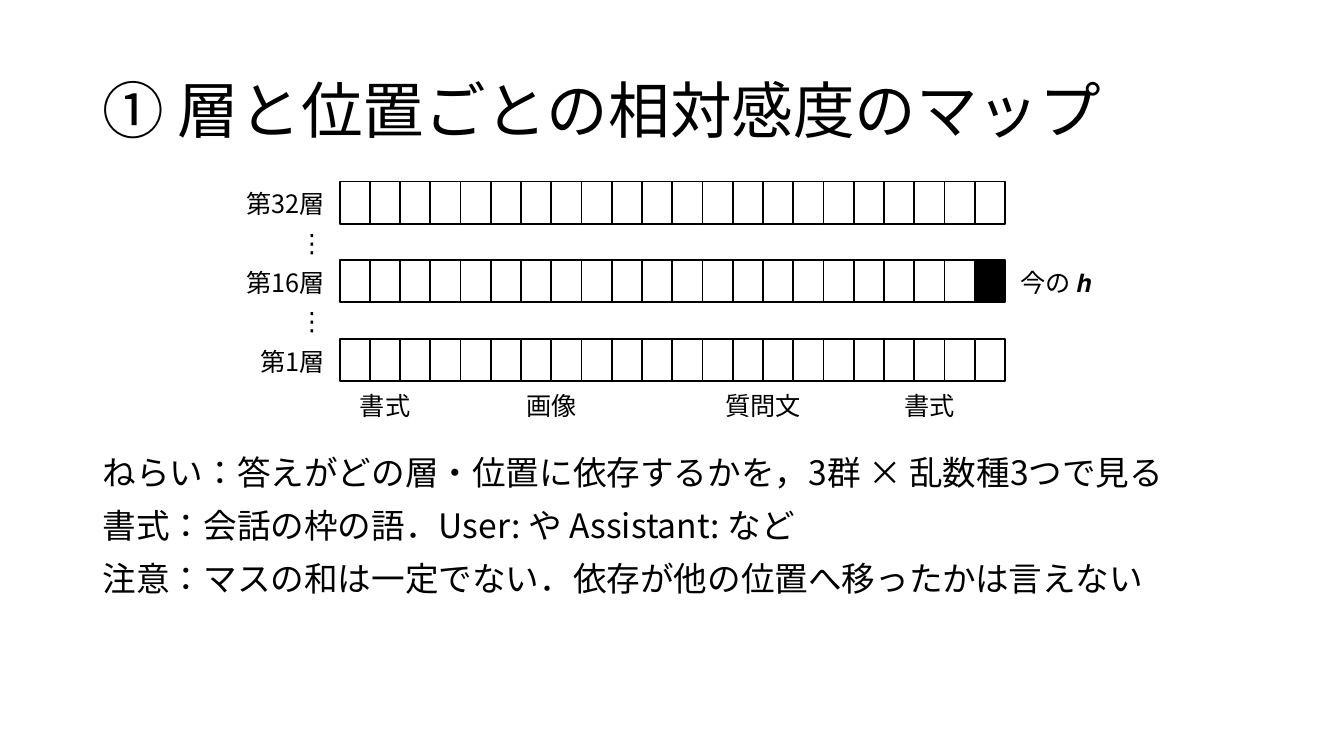
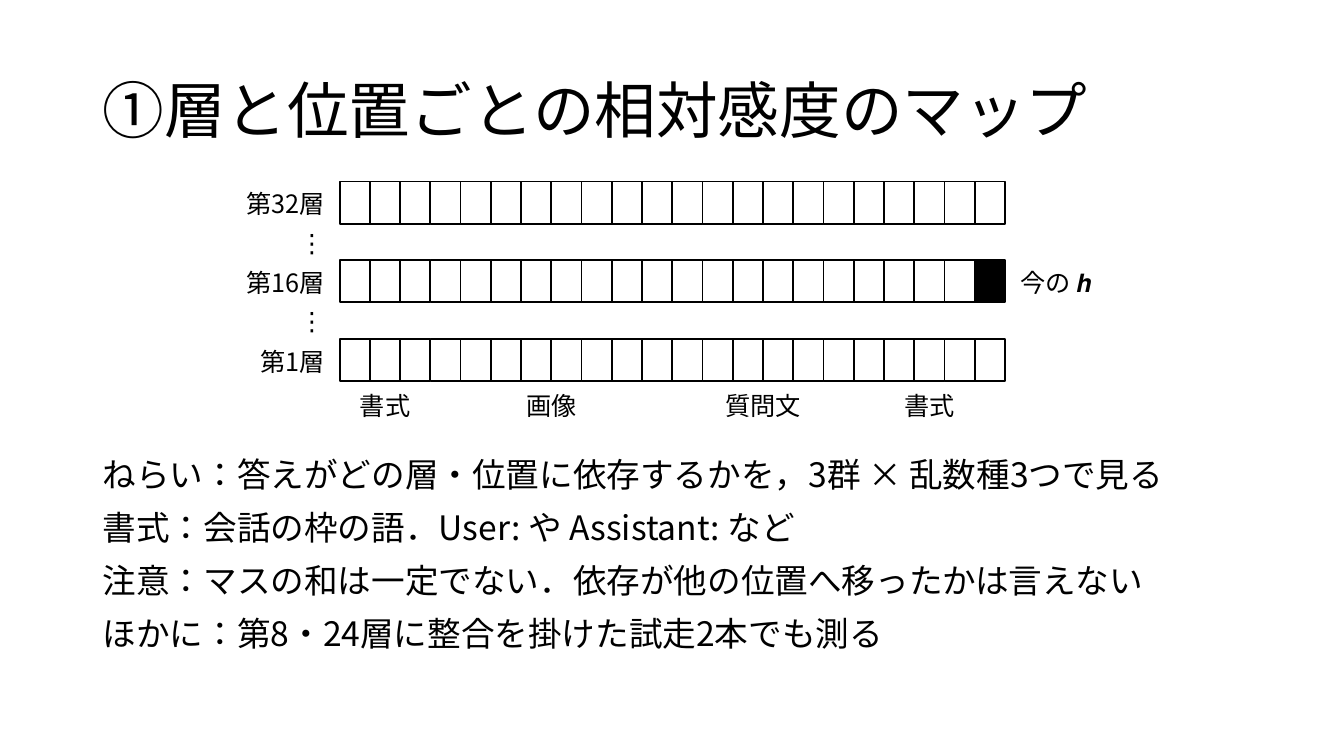
Before and after one commit to tomoking2004/taskalign, a slide deck: slide 6 of presentations/20261127_進捗報告.pptx (slide 5 before the commit). Drawn at 1344x756 pixels with LibreOffice and Linux fonts; fonts in the diff are those of the drawing. Boxes give left, top, right and bottom in pixels: in the first picture for what was removed or moved away, otherwise in the second. Text is boxed around its words. In the diff, an @@ line names an element or a change of style, - is before the commit and + after.

```diff
--- a/presentations/20261127_進捗報告.pptx
+++ b/presentations/20261127_進捗報告.pptx
@@ title at (102,81,1087,139): spaces changed @@
-① 層と位置ごとの相対感度のマップ
+①層と位置ごとの相対感度のマップ
@@ text at (103,617,883,649): paragraph added @@
+ほかに：第8・24層に整合を掛けた試走2本でも測る
```
Also in this commit, not shown: 10 other slides changed, 3 slides added, 2 other files.
